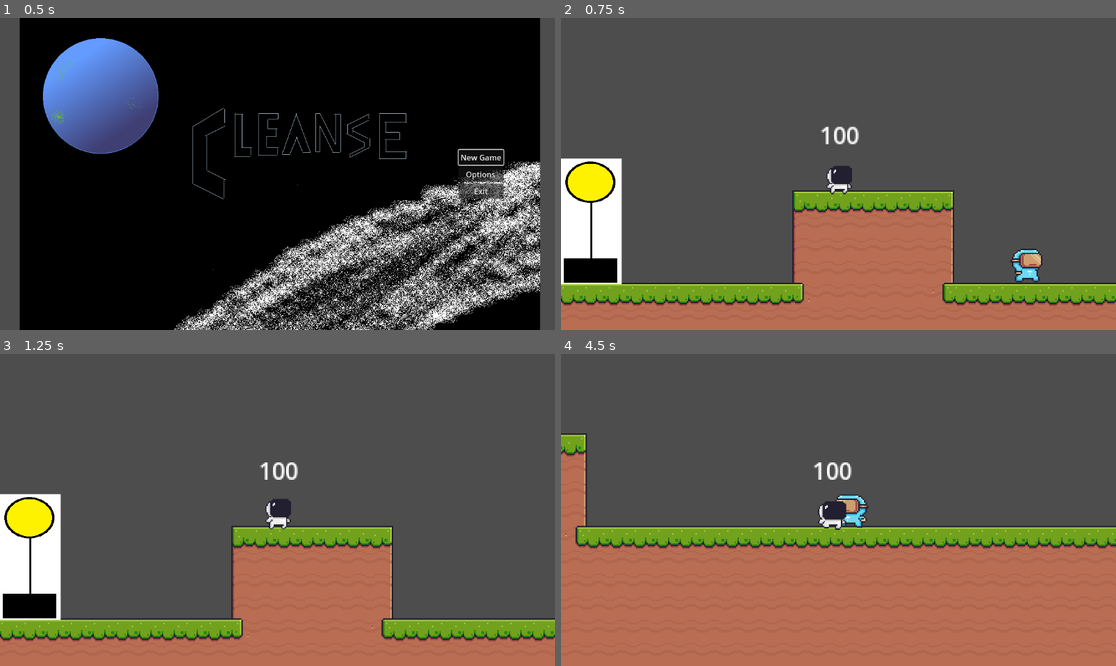
Above: before the commit, frames 1-4 (two rows, left to right).
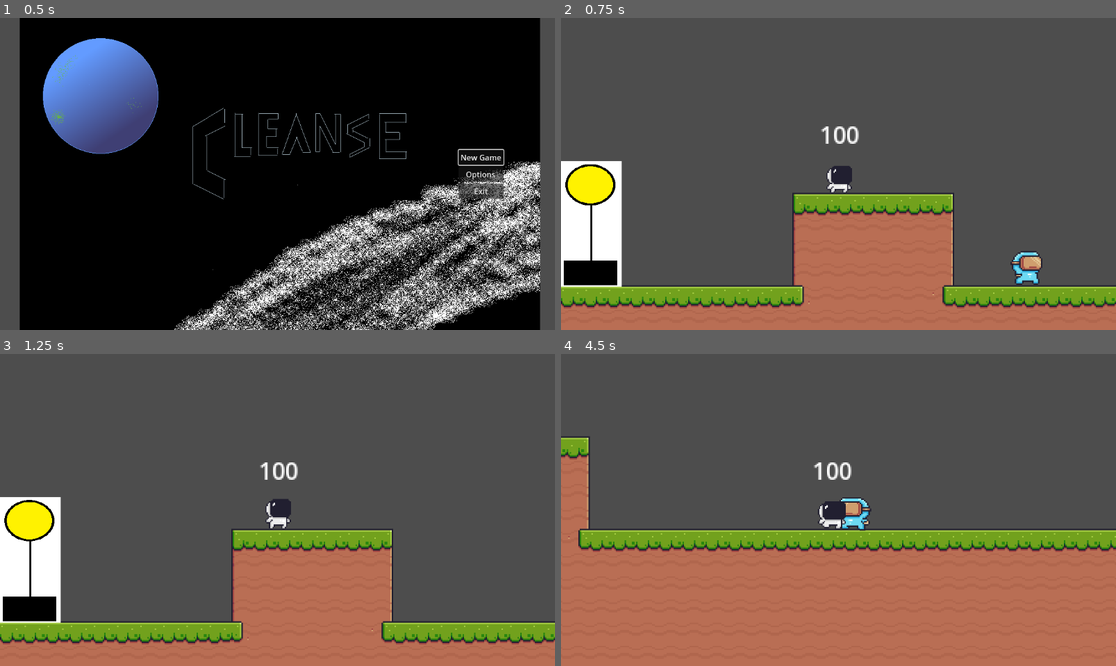
Above: after the commit, the same moments.

Repository: Wompos/cleanse
Game: Godot game, scene res://scenes/main_menu.tscn
Two runs of this game, one before a commit and one after it. Both use one fixed random seed, a clock stepped at 60 frames per second and the inputs below.
Inputs:
- Up to frame 1 (0.5 s): no input
- Up to frame 2 (0.75 s): click "New Game" at 0.5 s
- Up to frame 3 (1.25 s): no input
- Up to frame 4 (4.5 s): hold D (move_right) 1.28-2.78 s; tap E (Interact) every 0.75 s from 1.35 to 4.35 s; tap Space (jump) at 1.52, 2.27, 3.77 s; hold A (move_left) 2.78-3.53 s; hold D (move_right) from 3.53 s (still down)

Frame 1 is identical in both runs. In frame 2, 5.5% of the frame differs, in the area x 0-100%, y 34-94%; in frame 3, 5.5%, in the area x 0-100%, y 44-94%; in frame 4, 5.5%.

Commit message:
minor adjustments
interact bubble size
collision box size

Diff:
--- a/scenes/player.tscn
+++ b/scenes/player.tscn
@@ -344,11 +344,11 @@
 }]
 
 [sub_resource type="CapsuleShape2D" id="CapsuleShape2D_3wqto"]
-radius = 5.0
+radius = 7.0
 height = 20.0
 
 [sub_resource type="CircleShape2D" id="CircleShape2D_jmtew"]
-radius = 14.0
+radius = 10.0499
 
 [node name="CharacterBody2D" type="CharacterBody2D"]
 position = Vector2(1, 0)
@@ -363,8 +363,7 @@
 metadata/_edit_lock_ = true
 
 [node name="CollisionShape2D" type="CollisionShape2D" parent="."]
-visible = false
-position = Vector2(1, 1)
+position = Vector2(1, 3)
 shape = SubResource("CapsuleShape2D_3wqto")
 metadata/_edit_lock_ = true
 
@@ -373,12 +372,13 @@
 script = ExtResource("9_mg4r3")
 
 [node name="InteractionArea" type="Area2D" parent="Interaction Components"]
+position = Vector2(-1, 0)
 collision_layer = 0
 collision_mask = 2
 monitorable = false
 
 [node name="CollisionShape2D" type="CollisionShape2D" parent="Interaction Components/InteractionArea"]
-position = Vector2(1, 2)
+position = Vector2(2, 3)
 shape = SubResource("CircleShape2D_jmtew")
 metadata/_edit_lock_ = true
 
